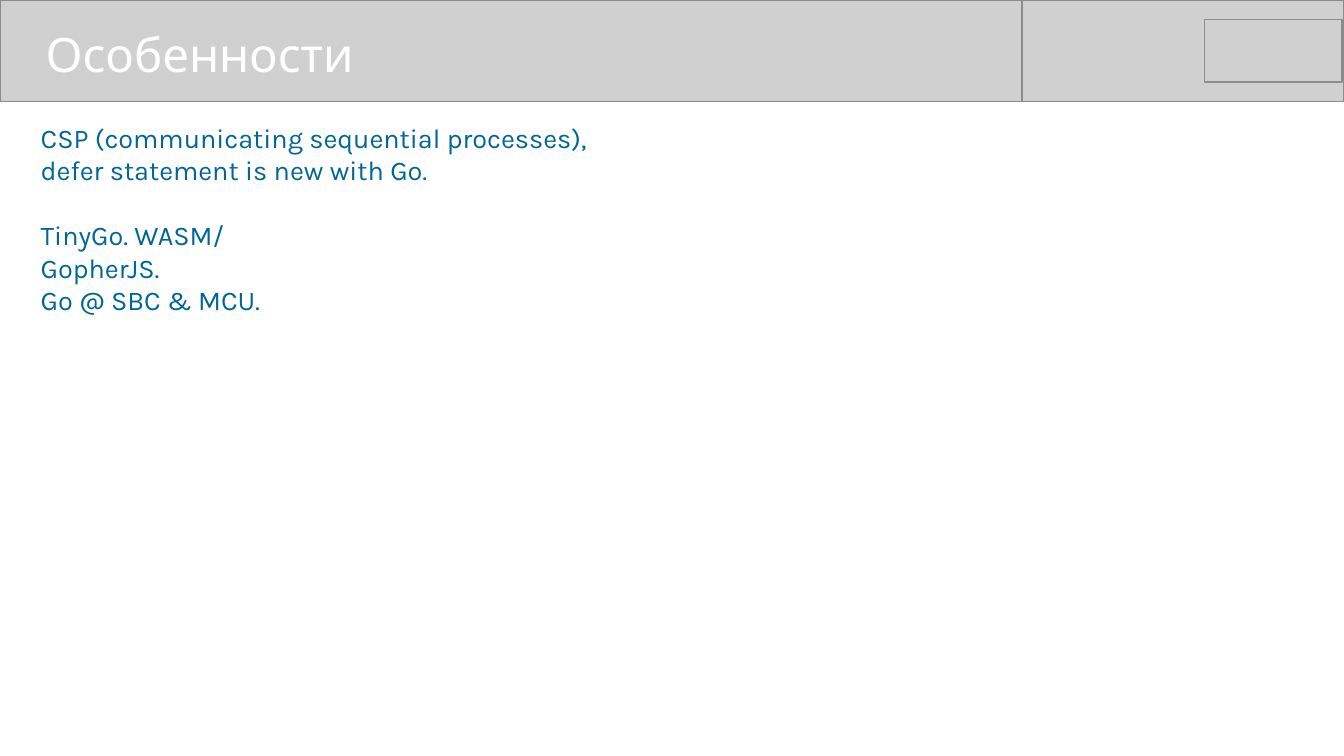
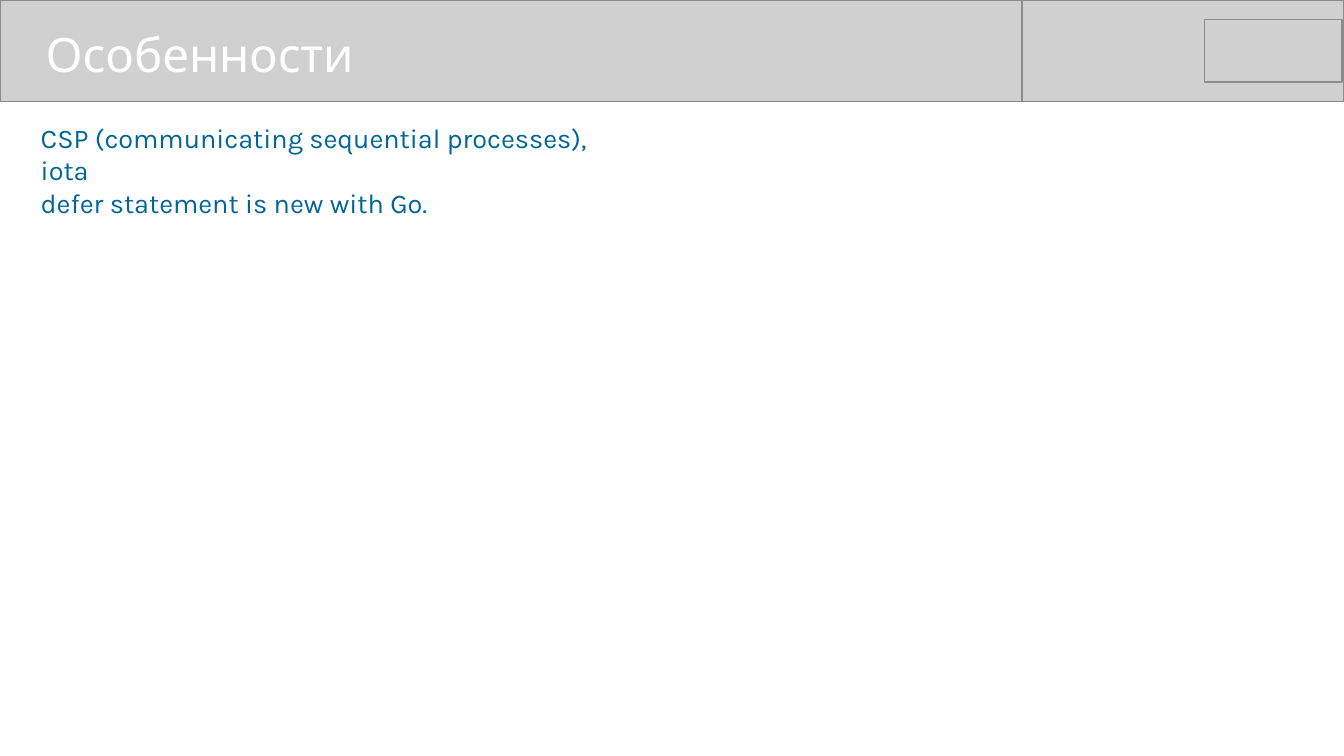
Before and after one commit to mike-shock/Go_language, a slide deck: slide 6 of Go_Intro.odp. Drawn at 1344x756 pixels with LibreOffice and Linux fonts; fonts in the diff are those of the drawing; grey boxes stand for pictures. Boxes give left, top, right and bottom in pixels: in the first picture for what was removed or moved away, otherwise in the second. Text is boxed around its words. In the diff, an @@ line names an element or a change of style, - is before the commit and + after.

```diff
--- a/Go_Intro.odp
+++ b/Go_Intro.odp
@@ text at [41,161,89,181]: paragraph added @@
+iota
@@ text at [41,225,260,311]: paragraphs removed @@
-TinyGo. WASM/
-GopherJS.
-Go @ SBC & MCU.
```
Also in this commit, not shown: 4 other slides changed, 2 slides added.
